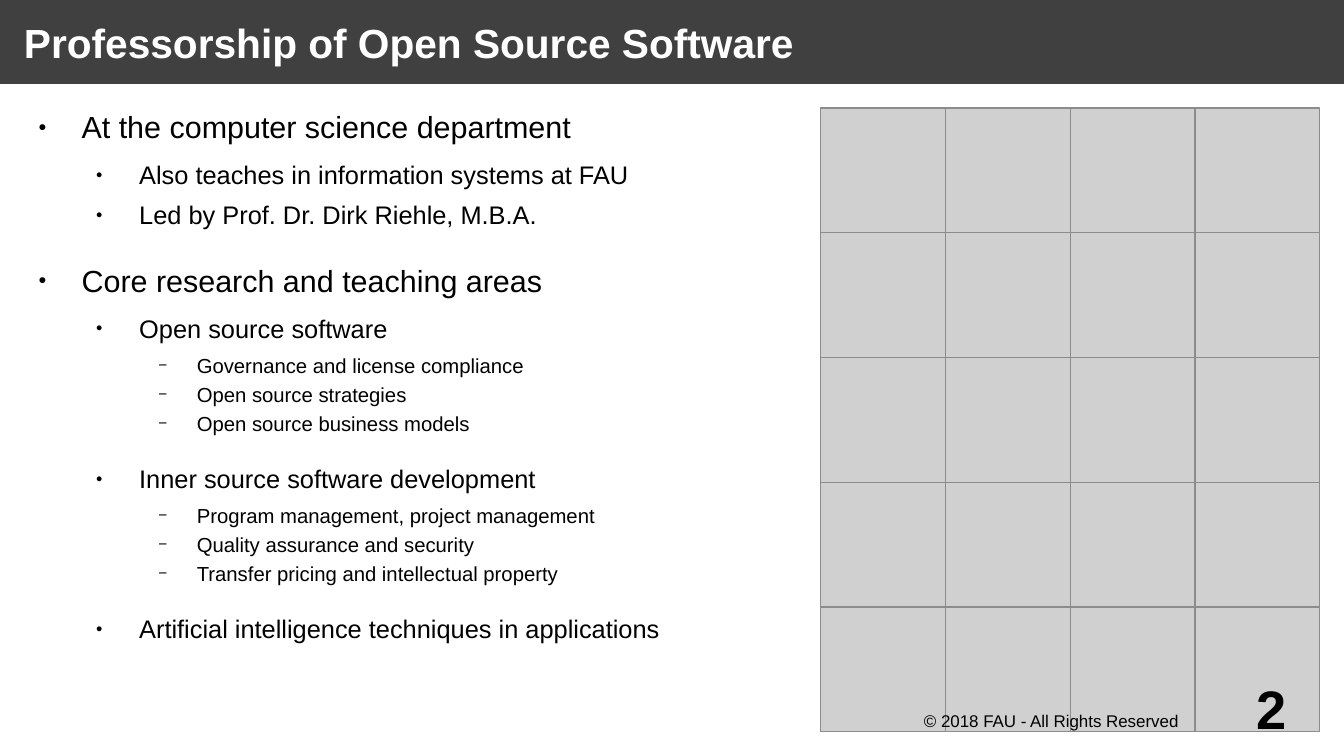
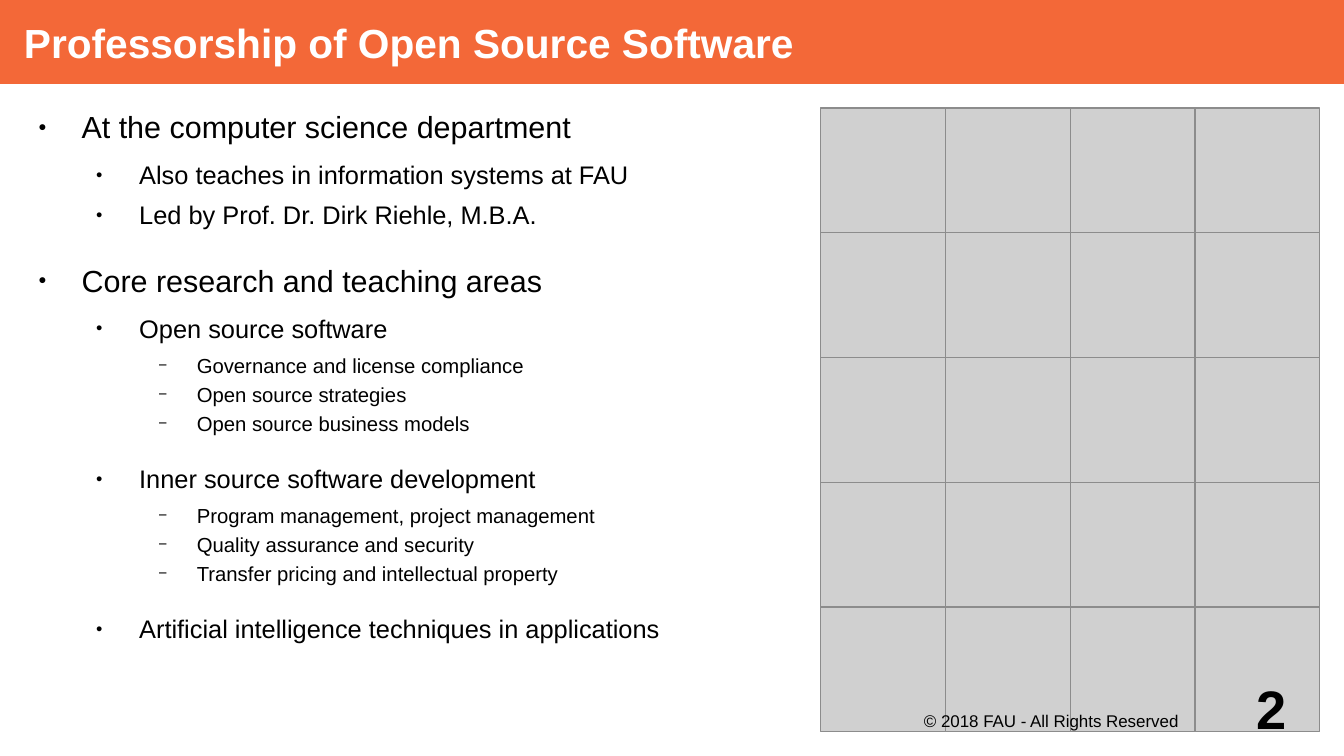
Before and after one commit to dirkriehle/adap-course, a slide deck: slide 2 of Lecture Slides/ADAP Z01 - Containerization.odp. Drawn at 1344x756 pixels with LibreOffice and Linux fonts; fonts in the diff are those of the drawing; grey boxes stand for pictures. Boxes give left, top, right and bottom in pixels: in the first picture for what was removed or moved away, otherwise in the second. Text is boxed around its words. In the diff, an @@ line names an element or a change of style, - is before the commit and + after.

Commit message:
Change master slide to ADAP color

```diff
--- a/Lecture Slides/ADAP Z01 - Containerization.odp
+++ b/Lecture Slides/ADAP Z01 - Containerization.odp
@@ title "Professorship of Open Source Software" at (0,0,1344,84): fill #404040 to #F36838 @@
```
Also in this commit, not shown: 4 other slides changed.
